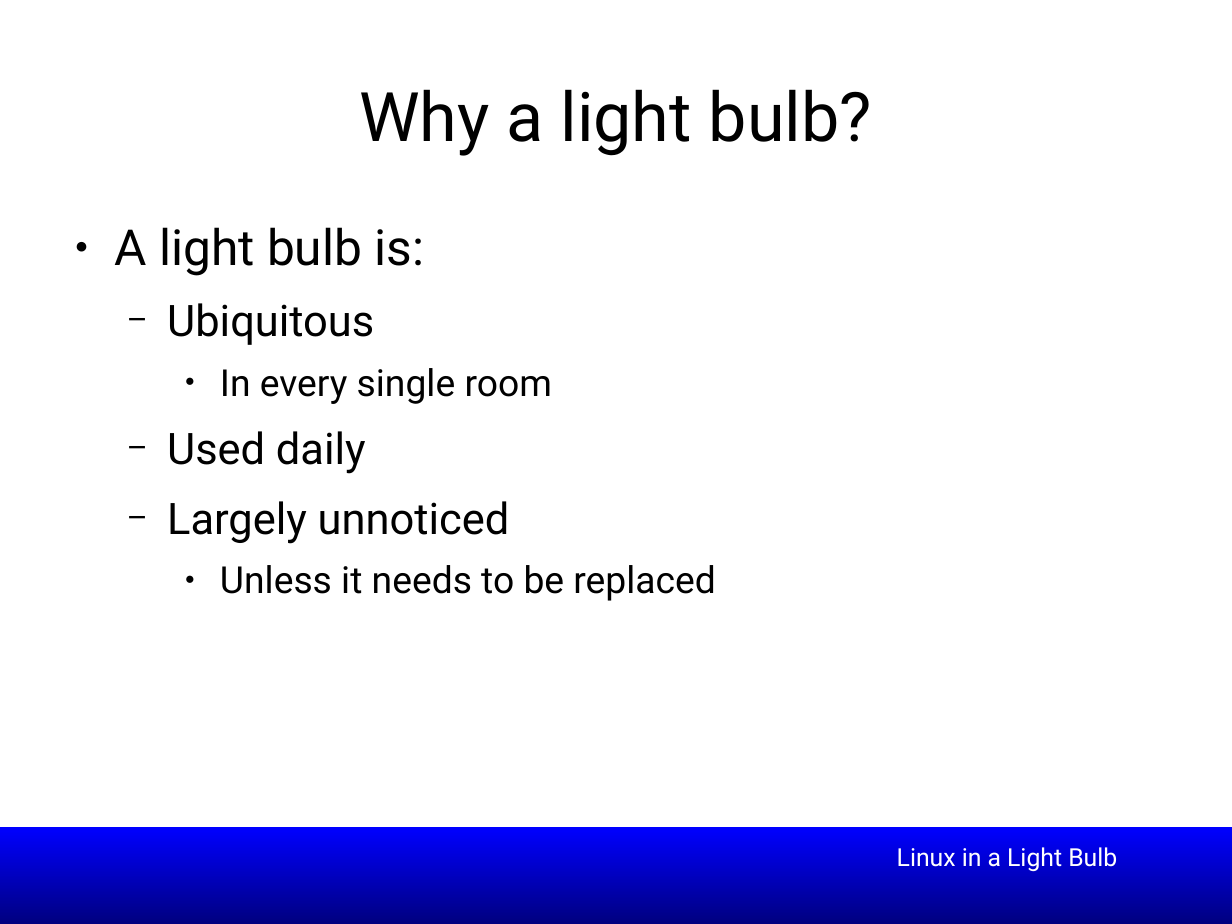
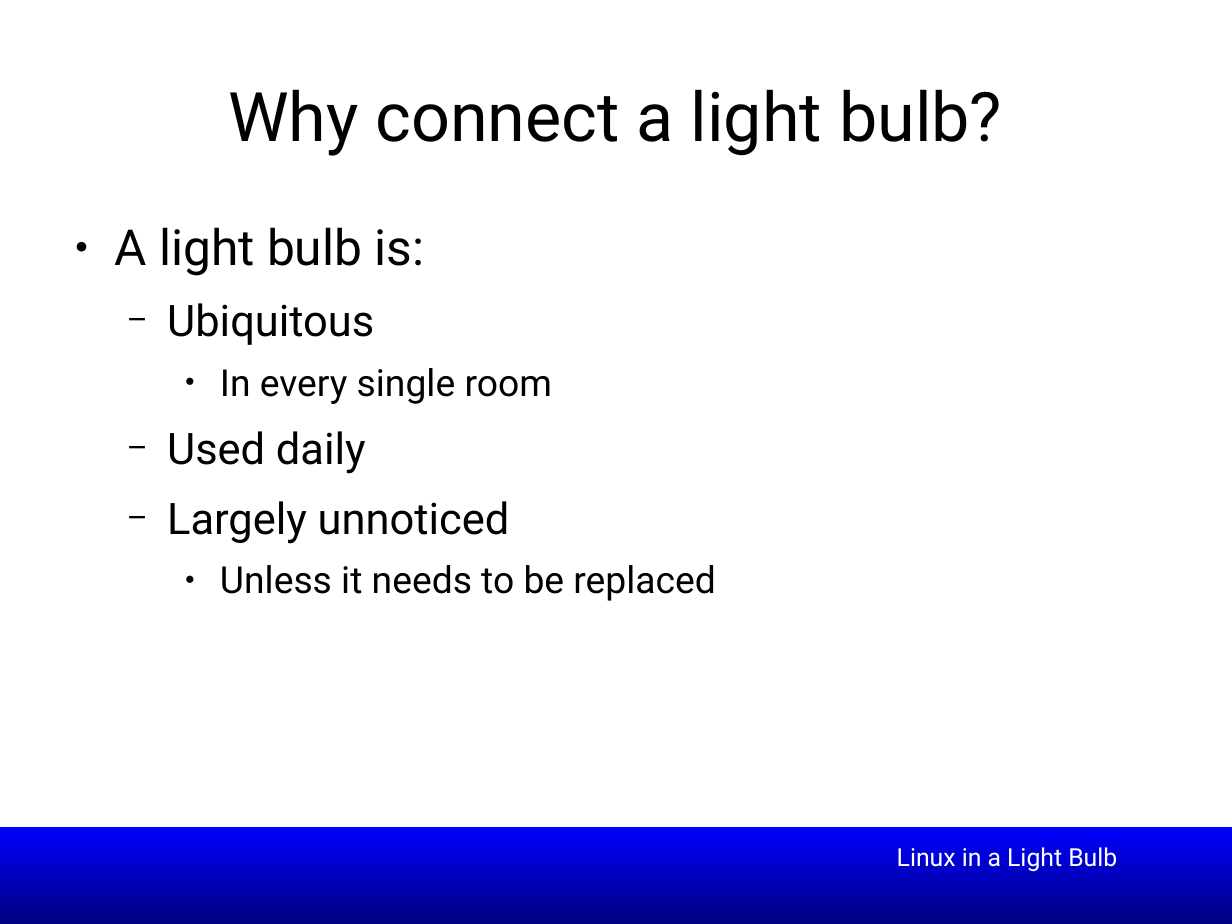
Before and after one commit to smipi1/elce2015, a slide deck: slide 17 of presentations/Linux_In_a_Lightbulb-Where_are_we_on_tinification-ELCE2015.odp (slide 18 before the commit). Drawn at 1232x924 pixels with LibreOffice and Linux fonts; fonts in the diff are those of the drawing; background and template pictures are left out. Boxes give left, top, right and bottom in pixels: in the first picture for what was removed or moved away, otherwise in the second. Text is boxed around its words. In the diff, an @@ line names an element or a change of style, - is before the commit and + after.

```diff
--- a/presentations/Linux_In_a_Lightbulb-Where_are_we_on_tinification-ELCE2015.odp
+++ b/presentations/Linux_In_a_Lightbulb-Where_are_we_on_tinification-ELCE2015.odp
@@ title at [228, 89, 1002, 156]: text changed @@
-Why a light bulb?
+Why connect a light bulb?
```
Also in this commit, not shown: 12 other slides changed, 1 slide removed.
